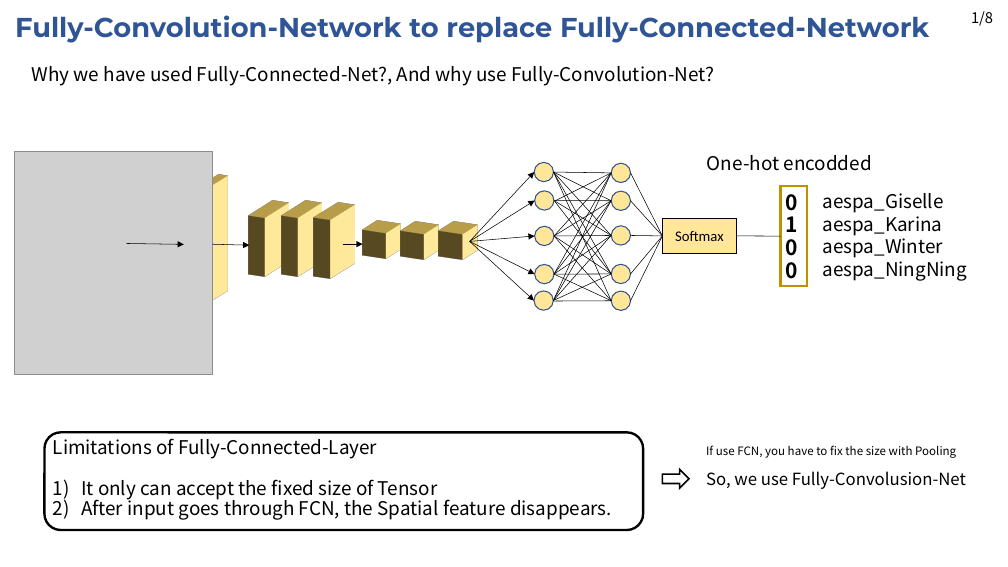
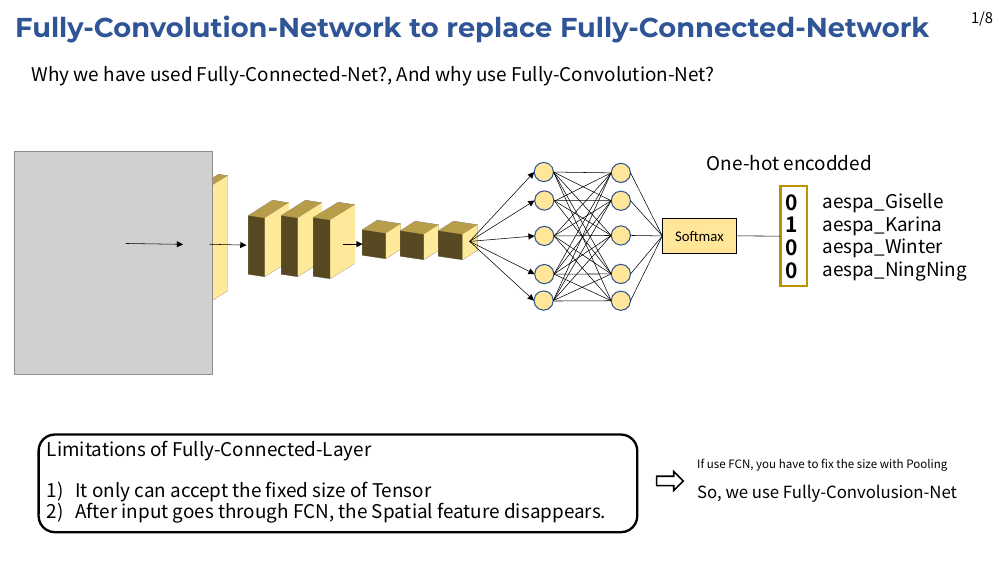
Before and after one commit to JaeHyung-Jung/Seminar_Deeplearning, a slide deck: slide 2 of 3rd_week/Seminar_3rd_week_feedback.pptx. Drawn at 1008x567 pixels with LibreOffice and Linux fonts; fonts in the diff are those of the drawing; grey boxes stand for pictures. Boxes give left, top, right and bottom in pixels: in the first picture for what was removed or moved away, otherwise in the second. Text is boxed around its words. In the diff, an @@ line names an element or a change of style, - is before the commit and + after.

```diff
--- a/3rd_week/Seminar_3rd_week_feedback.pptx
+++ b/3rd_week/Seminar_3rd_week_feedback.pptx
@@ 1 text, 1 arrow, 1 rounded rectangle, 1 right arrow: place and size @@
-1 text, 1 arrow, 1 rounded rectangle, 1 right arrow at <box>45,244,689,530</box>
+1 text, 1 arrow, 1 rounded rectangle, 1 right arrow at <box>39,244,683,532</box>
@@ text "If use FCN, you have ...": place and size @@
-text "If use FCN, you have ..." at <box>706,445,966,489</box>
+text "If use FCN, you have ..." at <box>697,458,957,502</box>
```
Also in this commit, not shown: 7 other slides changed, 4 slides removed.
